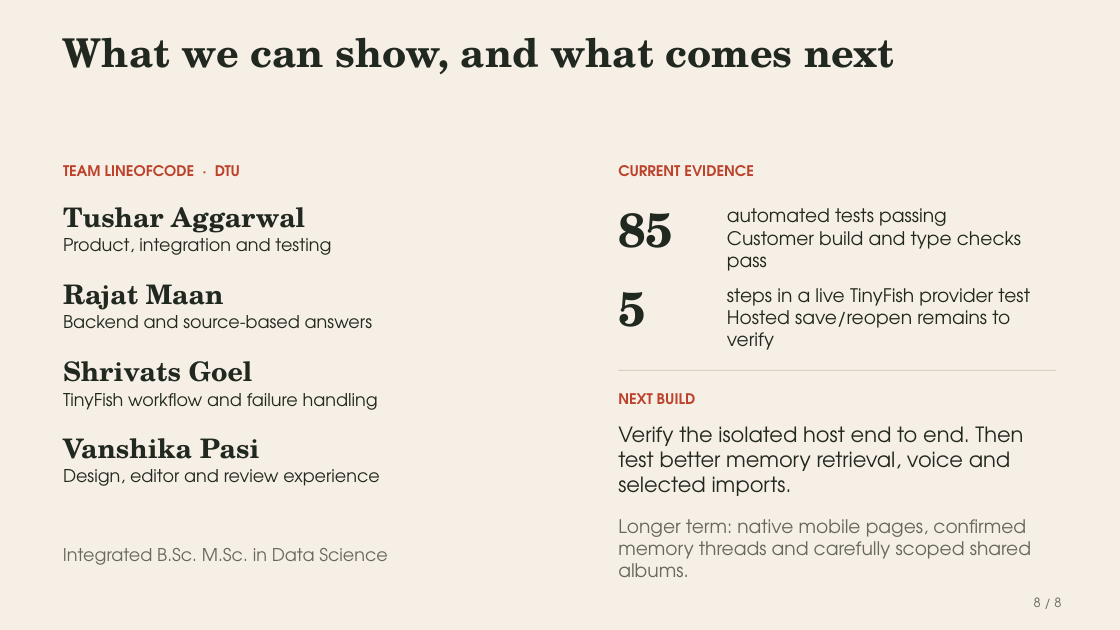
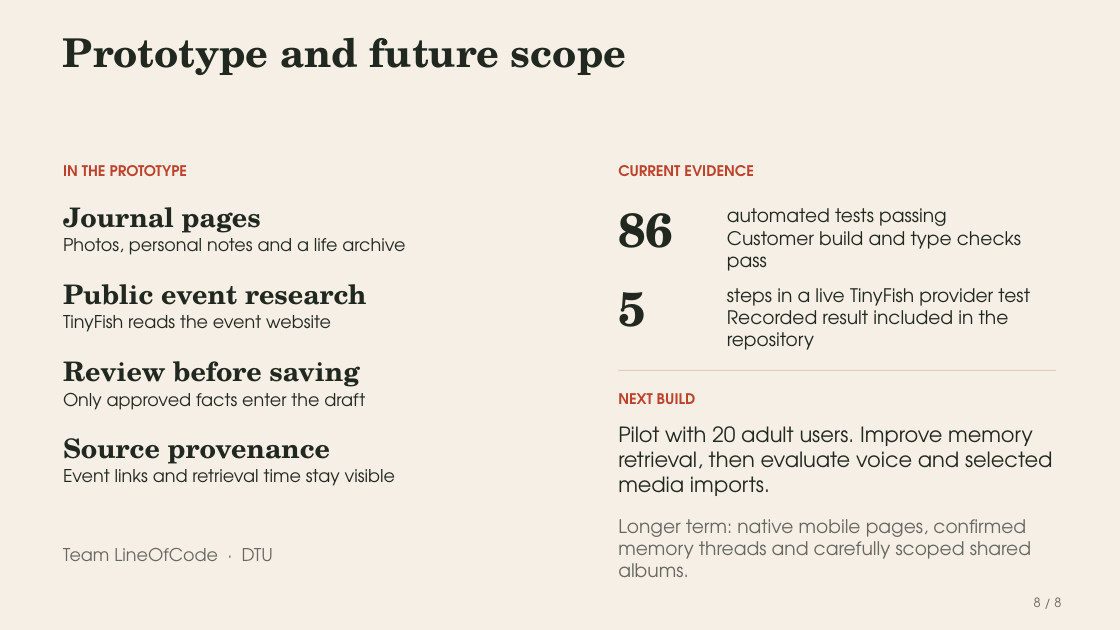
Before and after one commit to biney25/schema-kritical-hacks-2026, a slide deck: slide 8 of submission/Schema_Kritical_Round1.pptx. Drawn at 1120x630 pixels with LibreOffice and Linux fonts; fonts in the diff are those of the drawing. Boxes give left, top, right and bottom in pixels: in the first picture for what was removed or moved away, otherwise in the second. Text is boxed around its words. In the diff, an @@ line names an element or a change of style, - is before the commit and + after.

```diff
--- a/submission/Schema_Kritical_Round1.pptx
+++ b/submission/Schema_Kritical_Round1.pptx
@@ text at bbox=[63, 38, 626, 75]: text changed @@
-What we can show, and what comes next
+Prototype and future scope
@@ text at bbox=[63, 165, 187, 176]: text changed @@
-TEAM LINEOFCODE · DTU
+IN THE PROTOTYPE
@@ text at bbox=[63, 207, 261, 233]: text changed @@
-Tushar Aggarwal
+Journal pages
@@ text at bbox=[63, 238, 405, 255]: text changed @@
-Product, integration and testing
+Photos, personal notes and a life archive
@@ text at bbox=[618, 213, 673, 248]: text changed @@
-85
+86
@@ text at bbox=[63, 284, 367, 305]: text changed @@
-Rajat Maan
+Public event research
@@ text at bbox=[63, 315, 331, 332]: text changed @@
-Backend and source-based answers
+TinyFish reads the event website
@@ text at bbox=[727, 305, 1009, 350]: text changed @@
-Hosted save/reopen remains to verify
+Recorded result included in the repository
@@ text at bbox=[63, 361, 359, 387]: text changed @@
-Shrivats Goel
+Review before saving
@@ text at bbox=[63, 392, 365, 410]: text changed @@
-TinyFish workflow and failure handling
+Only approved facts enter the draft
@@ text at bbox=[63, 438, 330, 464]: text changed @@
-Vanshika Pasi
+Source provenance
@@ text at bbox=[618, 426, 1053, 496]: text changed @@
-Verify the isolated host end to end. Then test better memory retrieval, voice and selected imports.
+Pilot with 20 adult users. Improve memory retrieval, then evaluate voice and selected media imports.
@@ text at bbox=[63, 469, 395, 486]: text changed @@
-Design, editor and review experience
+Event links and retrieval time stay visible
@@ text at bbox=[63, 548, 273, 561]: text changed @@
-Integrated B.Sc. M.Sc. in Data Science
+Team LineOfCode · DTU
```
Also in this commit, not shown: 2 other slides changed, 23 other files.
